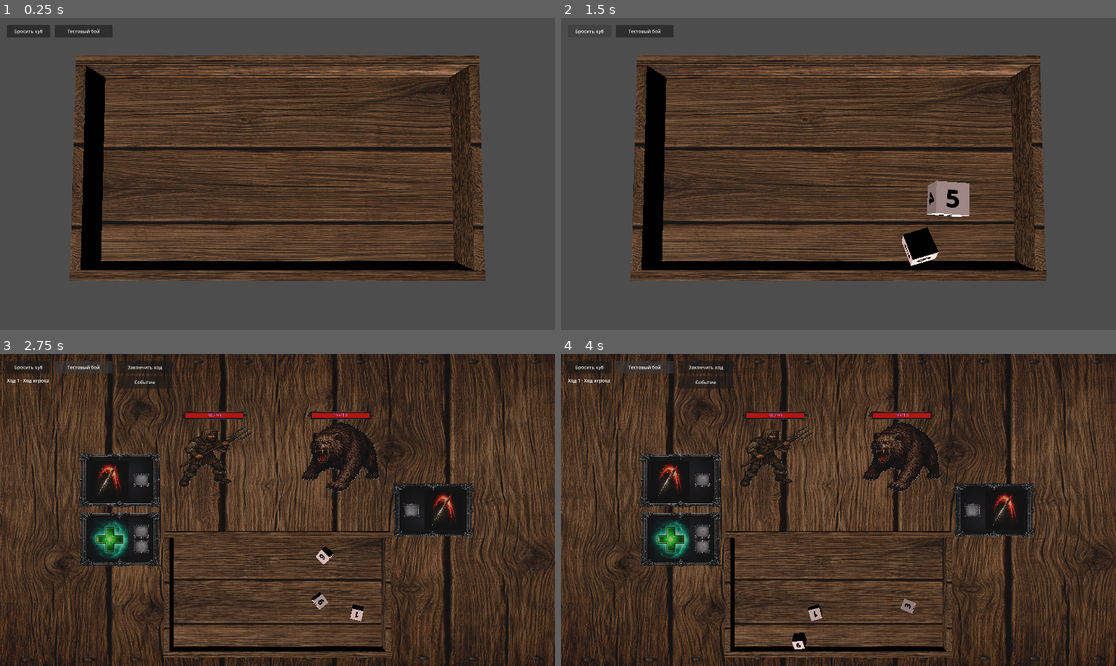
Above: before the commit, frames 1-4 (two rows, left to right).
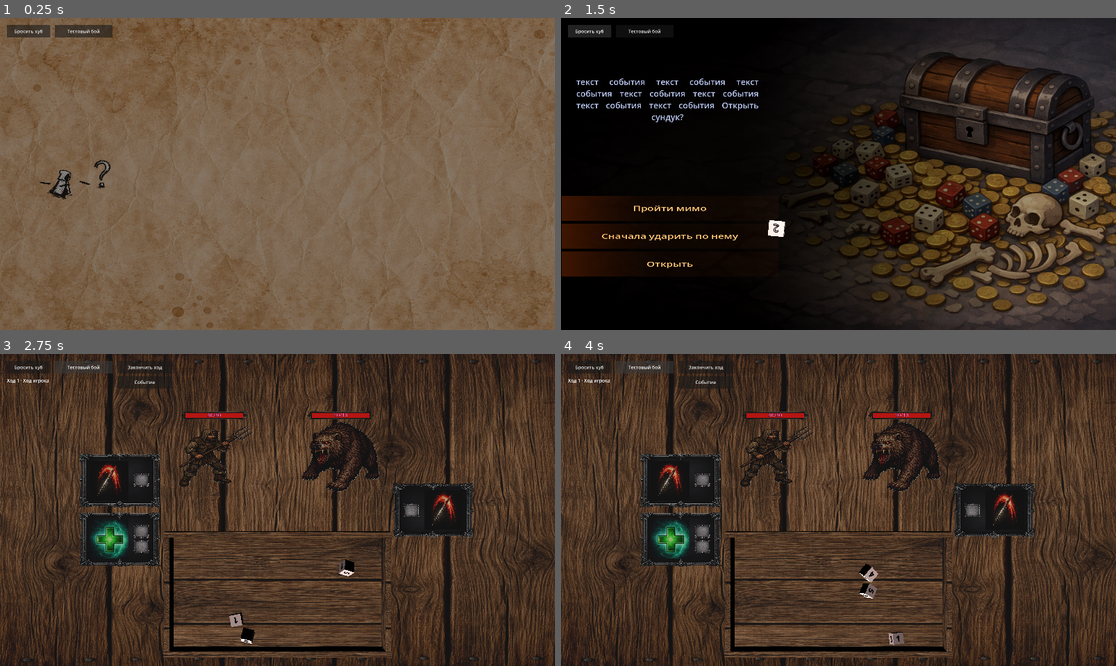
Above: after the commit, the same moments.

Repository: olegbogai-web/dicegame
Game: Godot game, scene res://scenes/global_map_room.tscn
Same seed, same stepped clock (60 frames per second), same inputs: the game is played once before the commit and once after it. Before the commit the project starts from res://scenes/board.tscn.
Inputs:
- Up to frame 1 (0.25 s): no input
- Up to frame 2 (1.5 s): click "Бросить куб" at 0.5 s; click "Бросить куб" at 1.25 s
- Up to frame 3 (2.75 s): click "Тестовый бой" at 2 s
- Up to frame 4 (4 s): click "Бросить куб" at 2.75 s; click "Тестовый бой" at 3.5 s

The runs differ from the first frame. In frame 1, 94% of the frame differs, in the area x 0-100%, y 0-100%; in frame 2, 87%; in frame 3, 0.6%; in frame 4, 0.6%.

Commit message:
Implement global map flow and event room transition

Diff:
--- /dev/null
+++ b/content/global_map/global_map_room.gd
@@ -0,0 +1,27 @@
+extends Node3D
+class_name GlobalMapRoom
+
+const GlobalMapFlowOrchestrator = preload("res://content/global_map/runtime/global_map_flow_orchestrator.gd")
+
+@onready var _camera: Camera3D = $camera_map
+@onready var _hero_icon: MeshInstance3D = $hero_icon
+@onready var _event_icon: MeshInstance3D = $event_icon
+@onready var _dash: MeshInstance3D = $dash
+@onready var _dash2: MeshInstance3D = $dash2
+@onready var _dash3: MeshInstance3D = $dash3
+
+var _flow_orchestrator := GlobalMapFlowOrchestrator.new()
+
+
+func _ready() -> void:
+	if _camera != null:
+		_camera.current = true
+	_flow_orchestrator.configure(self, _camera, _hero_icon, _event_icon, [_dash, _dash2, _dash3])
+
+
+func _process(delta: float) -> void:
+	_flow_orchestrator.process(delta)
+
+
+func _unhandled_input(event: InputEvent) -> void:
+	_flow_orchestrator.handle_input(event)
--- /dev/null
+++ b/content/global_map/presentation/global_map_event_icon_presenter.gd
@@ -0,0 +1,14 @@
+extends RefCounted
+class_name GlobalMapEventIconPresenter
+
+var _event_icon: Node3D
+
+
+func configure(event_icon: Node3D) -> void:
+	_event_icon = event_icon
+
+
+func hide() -> void:
+	if _event_icon == null:
+		return
+	_event_icon.visible = false
--- /dev/null
+++ b/content/global_map/presentation/global_map_fade_transition_presenter.gd
@@ -0,0 +1,33 @@
+extends RefCounted
+class_name GlobalMapFadeTransitionPresenter
+
+const FADE_DURATION := 0.5
+
+var _owner: Node
+var _overlay_layer: CanvasLayer
+var _overlay_rect: ColorRect
+
+
+func configure(owner: Node) -> void:
+	_owner = owner
+	if _owner == null:
+		return
+	_overlay_layer = CanvasLayer.new()
+	_overlay_layer.layer = 100
+	_overlay_layer.process_mode = Node.PROCESS_MODE_ALWAYS
+	_owner.add_child(_overlay_layer)
+
+	_overlay_rect = ColorRect.new()
+	_overlay_rect.color = Color(0.0, 0.0, 0.0, 0.0)
+	_overlay_rect.set_anchors_preset(Control.PRESET_FULL_RECT)
+	_overlay_layer.add_child(_overlay_rect)
+
+
+func play_fade_out() -> Signal:
+	if _owner == null:
+		return Signal()
+	if _overlay_rect == null:
+		return _owner.get_tree().process_frame
+	var tween := _owner.create_tween()
+	tween.tween_property(_overlay_rect, "color:a", 1.0, FADE_DURATION)
+	return tween.finished
--- /dev/null
+++ b/content/global_map/presentation/hero_icon_movement_controller.gd
@@ -0,0 +1,85 @@
+extends RefCounted
+class_name HeroIconMovementController
+
+const HERO_STRAIGHT_TEXTURE := preload("res://assets/global_map/hero_straight.png")
+const HERO_RIGHT_TEXTURE := preload("res://assets/global_map/hero_right.png")
+const HERO_BACK_TEXTURE := preload("res://assets/global_map/hero_back.png")
+
+const FORWARD_EPSILON := 0.02
+
+var _hero_icon: MeshInstance3D
+var _base_scale: Vector3
+var _material: StandardMaterial3D
+
+
+func configure(hero_icon: MeshInstance3D) -> void:
+	_hero_icon = hero_icon
+	if _hero_icon == null:
+		return
+	_base_scale = _hero_icon.scale
+	var source_material := _hero_icon.material_override as StandardMaterial3D
+	if source_material != null:
+		_material = source_material.duplicate() as StandardMaterial3D
+		_hero_icon.material_override = _material
+	_set_straight_sprite()
+
+
+func update_direction(from_point: Vector3, to_point: Vector3) -> void:
+	var direction := to_point - from_point
+	if absf(direction.z) > absf(direction.x):
+		if direction.z > FORWARD_EPSILON:
+			_set_straight_sprite()
+			_set_flip(false)
+			return
+		_set_back_sprite()
+		_set_flip(false)
+		return
+
+	_set_right_sprite()
+	if direction.x >= 0.0:
+		_set_flip(false)
+		return
+	_set_flip(true)
+
+
+func snap_to_idle() -> void:
+	_set_straight_sprite()
+	_set_flip(false)
+
+
+func set_world_position(world_position: Vector3) -> void:
+	if _hero_icon == null:
+		return
+	_hero_icon.global_position = world_position
+
+
+func get_world_position() -> Vector3:
+	if _hero_icon == null:
+		return Vector3.ZERO
+	return _hero_icon.global_position
+
+
+func _set_straight_sprite() -> void:
+	if _material == null:
+		return
+	_material.albedo_texture = HERO_STRAIGHT_TEXTURE
+
+
+func _set_right_sprite() -> void:
+	if _material == null:
+		return
+	_material.albedo_texture = HERO_RIGHT_TEXTURE
+
+
+func _set_back_sprite() -> void:
+	if _material == null:
+		return
+	_material.albedo_texture = HERO_BACK_TEXTURE
+
+
+func _set_flip(is_flipped: bool) -> void:
+	if _hero_icon == null:
+		return
+	var target_scale := _base_scale
+	target_scale.x = -absf(_base_scale.x) if is_flipped else absf(_base_scale.x)
+	_hero_icon.scale = target_scale
--- /dev/null
+++ b/content/global_map/runtime/global_map_flow_orchestrator.gd
@@ -0,0 +1,105 @@
+extends RefCounted
+class_name GlobalMapFlowOrchestrator
+
+const HeroIconMovementController = preload("res://content/global_map/presentation/hero_icon_movement_controller.gd")
+const GlobalMapFadeTransitionPresenter = preload("res://content/global_map/presentation/global_map_fade_transition_presenter.gd")
+const GlobalMapEventIconPresenter = preload("res://content/global_map/presentation/global_map_event_icon_presenter.gd")
+const GlobalMapRuntimeState = preload("res://content/global_map/runtime/global_map_runtime_state.gd")
+
+const EVENT_ROOM_SCENE_PATH := "res://scenes/event_room.tscn"
+const HERO_MOVE_SPEED := 9.5
+const EVENT_PICK_RADIUS := 55.0
+
+var _owner: Node3D
+var _camera: Camera3D
+var _event_icon: MeshInstance3D
+var _road_nodes: Array[Node3D] = []
+var _hero_movement := HeroIconMovementController.new()
+var _fade_presenter := GlobalMapFadeTransitionPresenter.new()
+var _event_presenter := GlobalMapEventIconPresenter.new()
+var _state := GlobalMapRuntimeState.new()
+var _path_points: Array[Vector3] = []
+var _path_index := 0
+
+
+func configure(owner: Node3D, camera: Camera3D, hero_icon: MeshInstance3D, event_icon: MeshInstance3D, road_nodes: Array[Node3D]) -> void:
+	_owner = owner
+	_camera = camera
+	_event_icon = event_icon
+	_road_nodes = road_nodes.duplicate()
+	_hero_movement.configure(hero_icon)
+	_fade_presenter.configure(owner)
+	_event_presenter.configure(event_icon)
+	_build_path_points()
+
+
+func process(delta: float) -> void:
+	if _state.is_transition_in_progress:
+		return
+	if _path_index >= _path_points.size():
+		return
+
+	var current_position := _hero_movement.get_world_position()
+	var target_position := _path_points[_path_index]
+	_hero_movement.update_direction(current_position, target_position)
+
+	var next_position := current_position.move_toward(target_position, HERO_MOVE_SPEED * delta)
+	_hero_movement.set_world_position(next_position)
+	if next_position.distance_to(target_position) <= 0.02:
+		_path_index += 1
+		if _path_index >= _path_points.size():
+			_on_event_reached()
+
+
+func handle_input(event: InputEvent) -> void:
+	if _state.is_transition_in_progress:
+		return
+	if _state.event_reached:
+		return
+	if _path_points.is_empty():
+		return
+	if not event is InputEventMouseButton:
+		return
+
+	var mouse_event := event as InputEventMouseButton
+	if not mouse_event.pressed or mouse_event.button_index != MOUSE_BUTTON_LEFT:
+		return
+
+	if not _is_event_icon_clicked(mouse_event.position):
+		return
+
+	_path_index = 0
+
+
+func _is_event_icon_clicked(mouse_position: Vector2) -> bool:
+	if _camera == null or _event_icon == null:
+		return false
+	if not _event_icon.visible:
+		return false
+	var projected := _camera.unproject_position(_event_icon.global_position)
+	return projected.distance_to(mouse_position) <= EVENT_PICK_RADIUS
+
+
+func _build_path_points() -> void:
+	_path_points.clear()
+	for road_node in _road_nodes:
+		if road_node == null:
+			continue
+		_path_points.append(road_node.global_position)
+	if _event_icon != null:
+		_path_points.append(_event_icon.global_position)
+
+
+func _on_event_reached() -> void:
+	if _state.event_reached:
+		return
+	_state.event_reached = true
+	_state.is_transition_in_progress = true
+	await _play_enter_room_animation()
+	_owner.get_tree().change_scene_to_file(EVENT_ROOM_SCENE_PATH)
+
+
+func _play_enter_room_animation() -> void:
+	_hero_movement.snap_to_idle()
+	_event_presenter.hide()
+	await _fade_presenter.play_fade_out()
--- /dev/null
+++ b/content/global_map/runtime/global_map_runtime_state.gd
@@ -0,0 +1,5 @@
+extends RefCounted
+class_name GlobalMapRuntimeState
+
+var is_transition_in_progress := false
+var event_reached := false
--- a/project.godot
+++ b/project.godot
@@ -11,7 +11,7 @@
 [application]
 
 config/name="dicegame"
-run/main_scene="res://scenes/board.tscn"
+run/main_scene="res://scenes/global_map_room.tscn"
 config/features=PackedStringArray("4.6", "Forward Plus")
 config/icon="res://icon.svg"
 
--- a/scenes/global_map_room.tscn
+++ b/scenes/global_map_room.tscn
@@ -5,6 +5,7 @@
 [ext_resource type="Texture2D" uid="uid://d3dobsnryhi6d" path="res://assets/global_map/dash.png" id="3_aqsb5"]
 [ext_resource type="Texture2D" uid="uid://pmb07bl5pnlo" path="res://assets/global_map/question_mark.png" id="4_f4nsl"]
 [ext_resource type="PackedScene" uid="uid://0ssqyi084mdh" path="res://scenes/board.tscn" id="5_isgup"]
+[ext_resource type="Script" path="res://content/global_map/global_map_room.gd" id="6_map_controller"]
 
 [sub_resource type="StandardMaterial3D" id="StandardMaterial3D_vux7t"]
 albedo_texture = ExtResource("1_7nkcx")
@@ -24,6 +25,7 @@
 albedo_texture = ExtResource("4_f4nsl")
 
 [node name="Node3D" type="Node3D" unique_id=1188740420]
+script = ExtResource("6_map_controller")
 
 [node name="background" type="MeshInstance3D" parent="." unique_id=1259952756]
 transform = Transform3D(16, 0, 0, 0, 1, 0, 0, 0, 9, -0.023618698, 0, 0)
